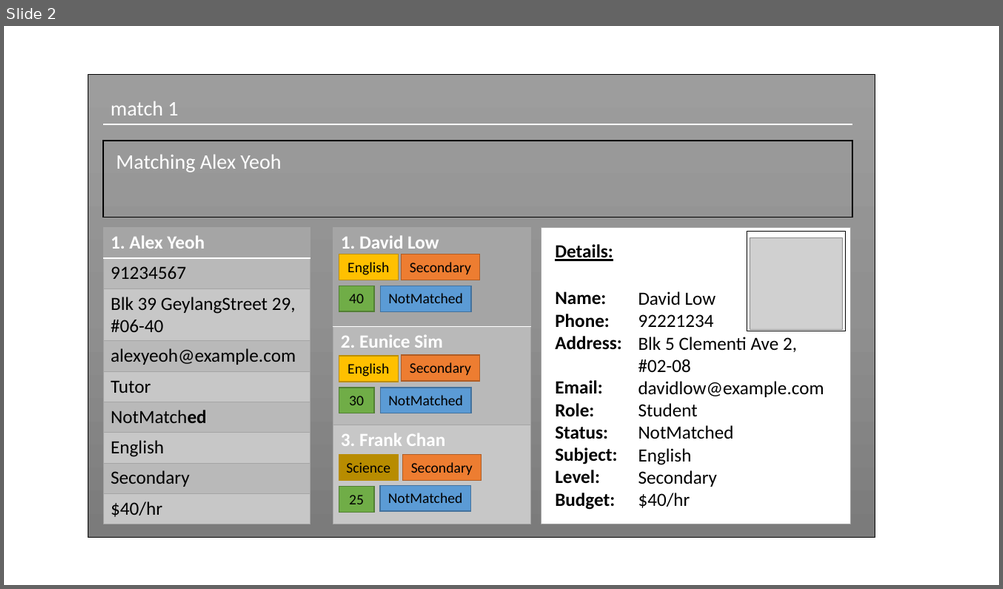
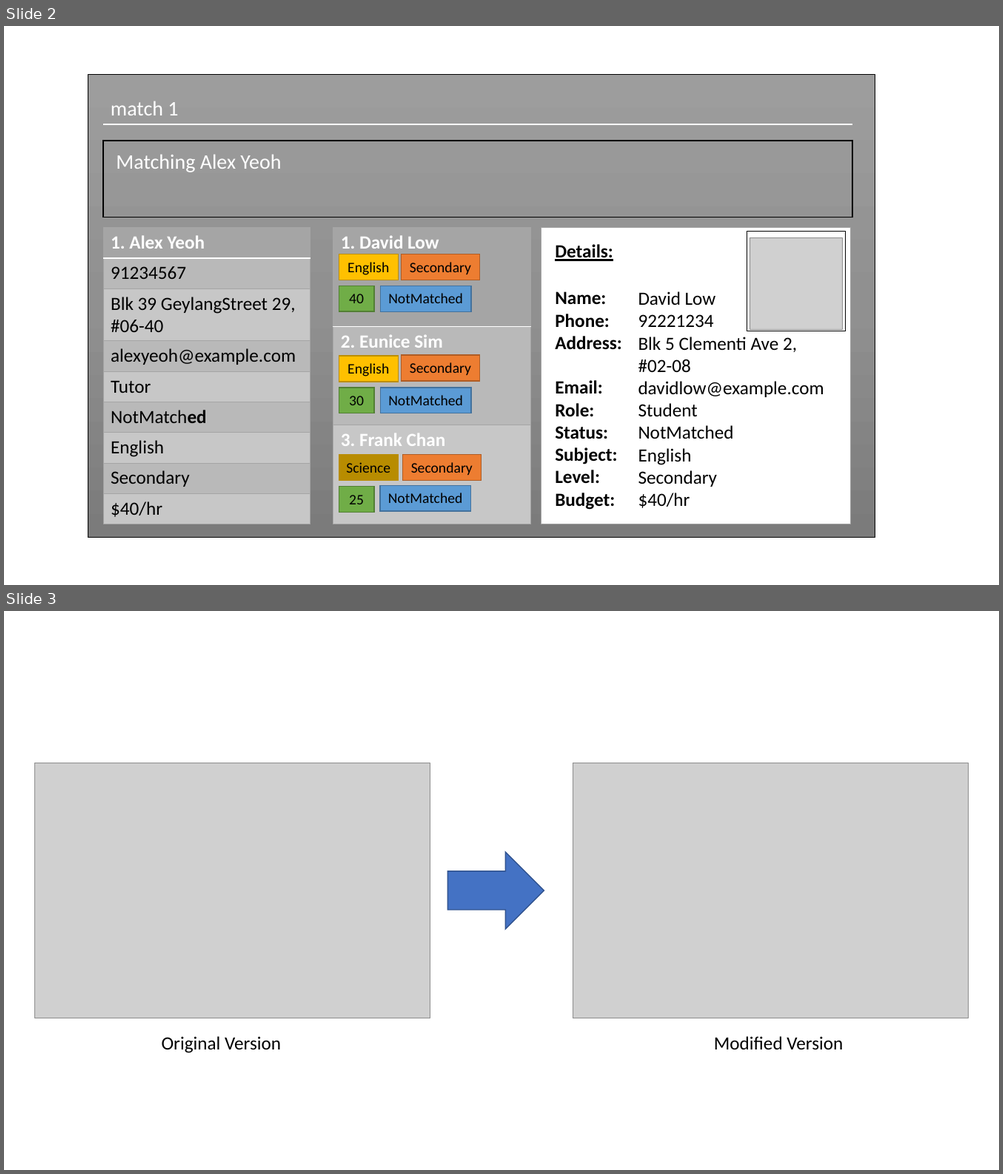
Before and after one commit to sherlynng/main, a slide deck: docs/diagrams/UiMockUp.pptx. Shown one above the other, each under a label of ours: slide 2 before the commit, slides 2 and 3 after it. The pictures are 1003x589 and 1003x1174 pixels, drawn with LibreOffice and Linux fonts; fonts in the diff are those of the drawing; grey boxes stand for pictures. Boxes give left, top, right and bottom in pixels: in the first picture for what was removed or moved away, otherwise in the second. Text is boxed around its words. In the diff, an @@ line names an element or a change of style, - is before the commit and + after.

```diff
--- a/docs/diagrams/UiMockUp.pptx
+++ b/docs/diagrams/UiMockUp.pptx
@@ slide 3 added at [4, 611, 999, 1170], background #FFFFFF @@
@@ group added at [34, 763, 968, 1054]: 2 pictures, 2 texts, 1 right arrow @@
+Original Version
+Modified Version
```
Also in this commit, not shown: 1 other slide added, 3 other files.
